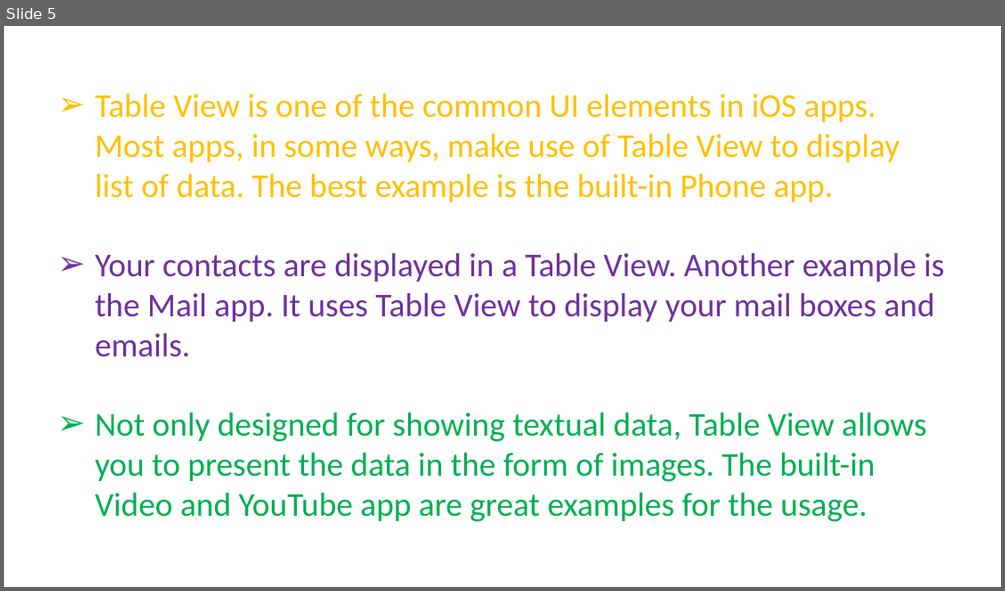
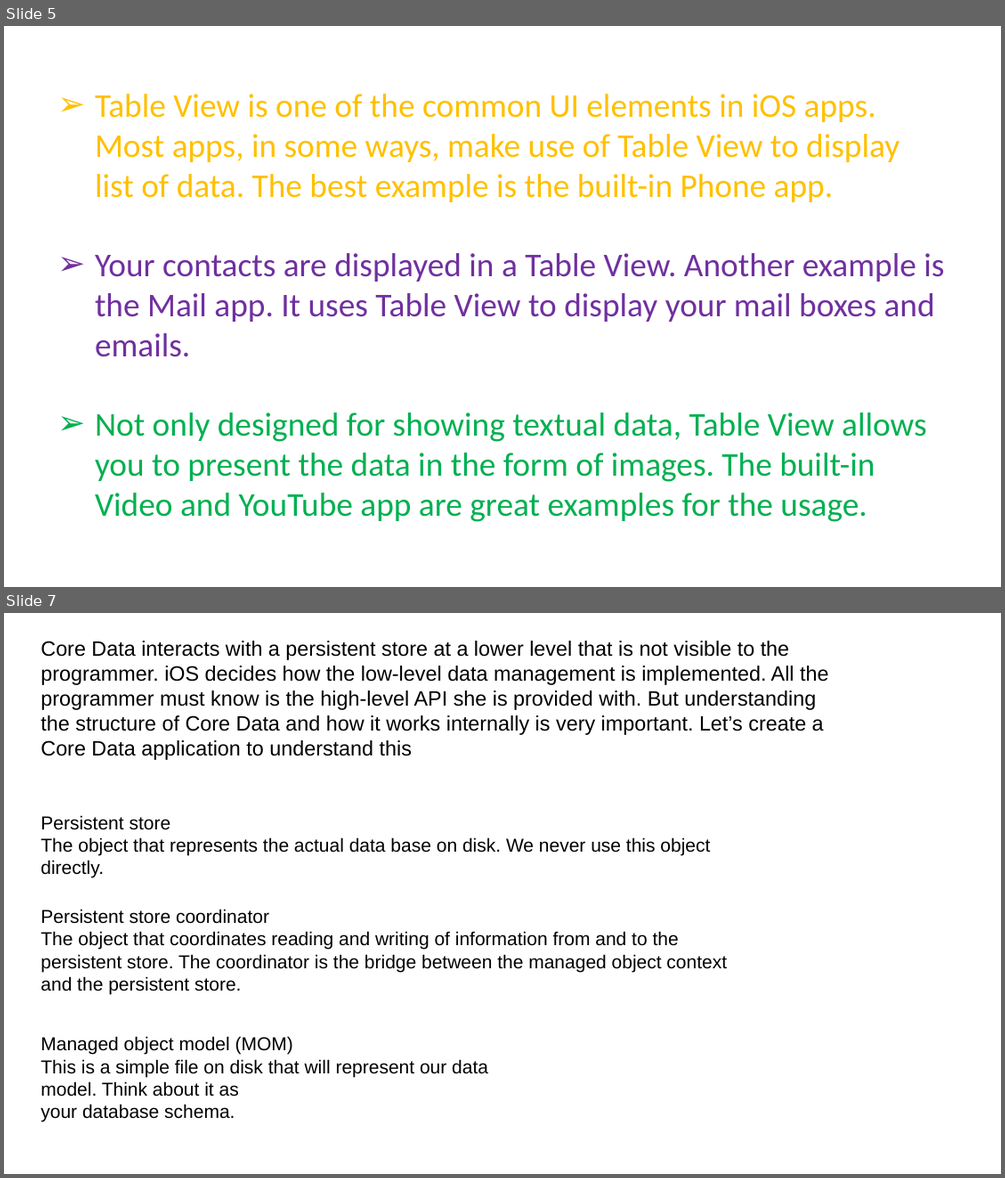
Before and after one commit to aminhngn/Course_Mobile_IOS, a slide deck: course/IOS_Module_03_core_data.pptx. Shown one above the other, each under a label of ours: slide 5 before the commit, slides 5 and 7 after it; the slides between them are not shown. The pictures are 1005x591 and 1005x1178 pixels, drawn with LibreOffice and Linux fonts; fonts in the diff are those of the drawing. Boxes give left, top, right and bottom in pixels: in the first picture for what was removed or moved away, otherwise in the second. Text is boxed around its words. In the diff, an @@ line names an element or a change of style, - is before the commit and + after.

```diff
--- a/course/IOS_Module_03_core_data.pptx
+++ b/course/IOS_Module_03_core_data.pptx
@@ slide 7 added at [4, 613, 1001, 1174], background #FFFFFF @@
@@ text added at [40, 641, 828, 760], 20 pt, text #000000 @@
+Core Data interacts with a persistent store at a lower level that is not visible to the
+programmer. iOS decides how the low-level data management is implemented. All the
+programmer must know is the high-level API she is provided with. But understanding
+the structure of Core Data and how it works internally is very important. Let’s create a
+Core Data application to understand this
@@ text added at [40, 815, 710, 877], 18 pt, text #000000 @@
+Persistent store
+The object that represents the actual data base on disk. We never use this object
+directly.
@@ text added at [40, 908, 727, 994], 18 pt, text #000000 @@
+Persistent store coordinator
+The object that coordinates reading and writing of information from and to the
+persistent store. The coordinator is the bridge between the managed object context
+and the persistent store.
@@ text added at [40, 1036, 488, 1121], 18 pt, text #000000 @@
+Managed object model (MOM)
+This is a simple file on disk that will represent our data model. Think about it as
+your database schema.
```
Also in this commit, not shown: 25 other slides added.
